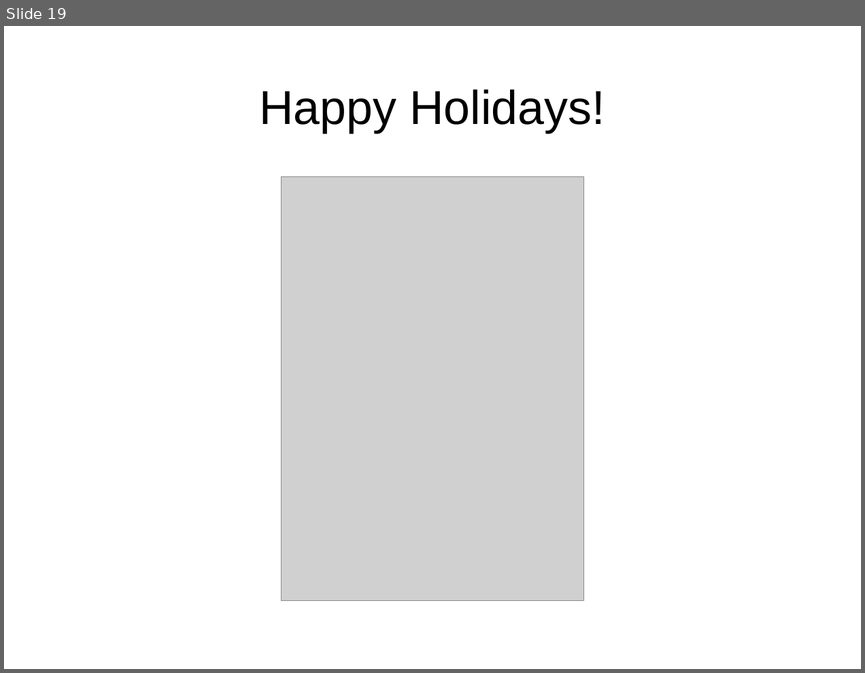
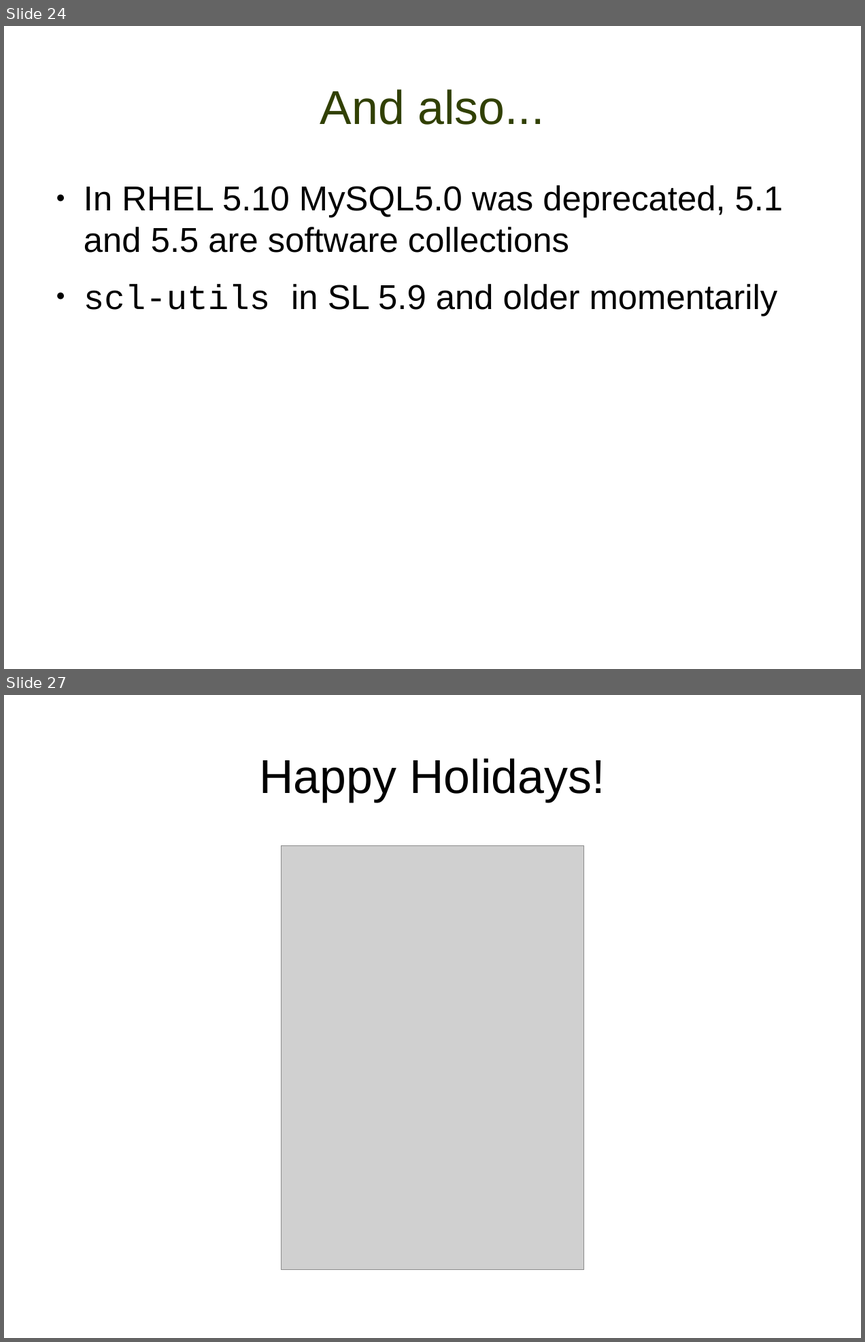
Before and after one commit to misterbonnie/presentations, a slide deck: lugdec14.odp. Shown one above the other, each under a label of ours: slide 19 before the commit, slides 24 and 27 after it; the slides between them are not shown. The pictures are 865x673 and 865x1342 pixels, drawn with LibreOffice and Linux fonts; fonts in the diff are those of the drawing; grey boxes stand for pictures; background and template pictures are left out. Boxes give left, top, right and bottom in pixels: in the first picture for what was removed or moved away, otherwise in the second. Text is boxed around its words. In the diff, an @@ line names an element or a change of style, - is before the commit and + after.

```diff
--- a/lugdec14.odp
+++ b/lugdec14.odp
@@ slide 24 added at (x1=4, y1=26, x2=861, y2=669), background #FFFFFF @@
@@ title added at (x1=320, y1=89, x2=544, y2=125), 44 pt, text #314004 @@
+And also...
@@ text added at (x1=84, y1=185, x2=783, y2=316), 32 pt, text #000000 @@
+● In RHEL 5.10 MySQL5.0 was deprecated, 5.1 and 5.5 are software collections
+● scl-utils in SL 5.9 and older momentarily
@@ what was slide 19 is now slide 27 @@
```
Also in this commit, not shown: 18 slides changed, 7 other slides added, 1 other file.
